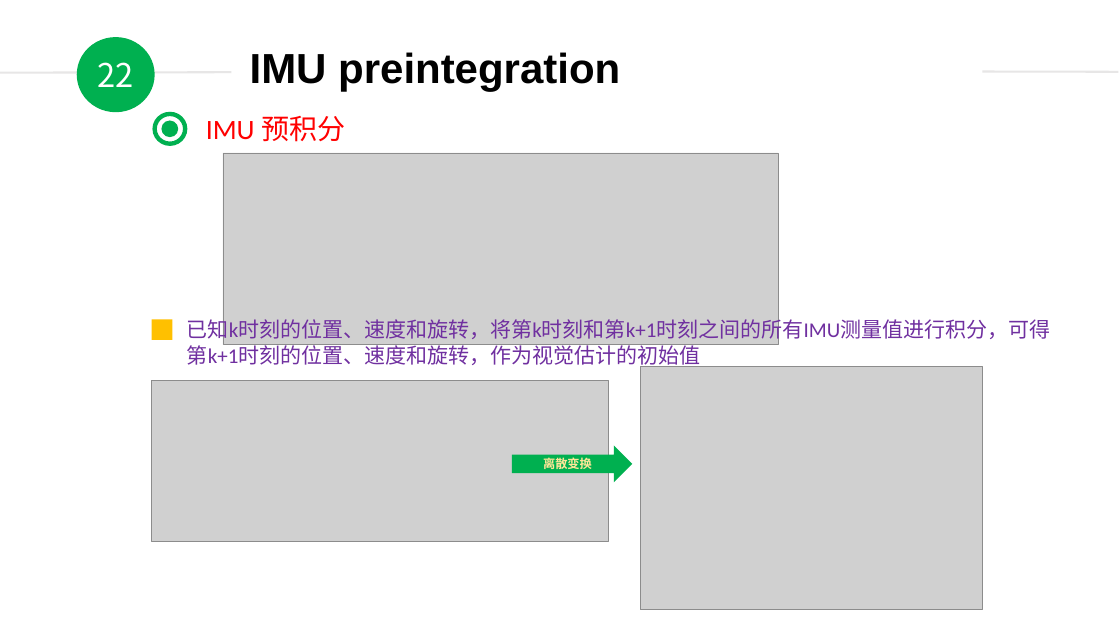
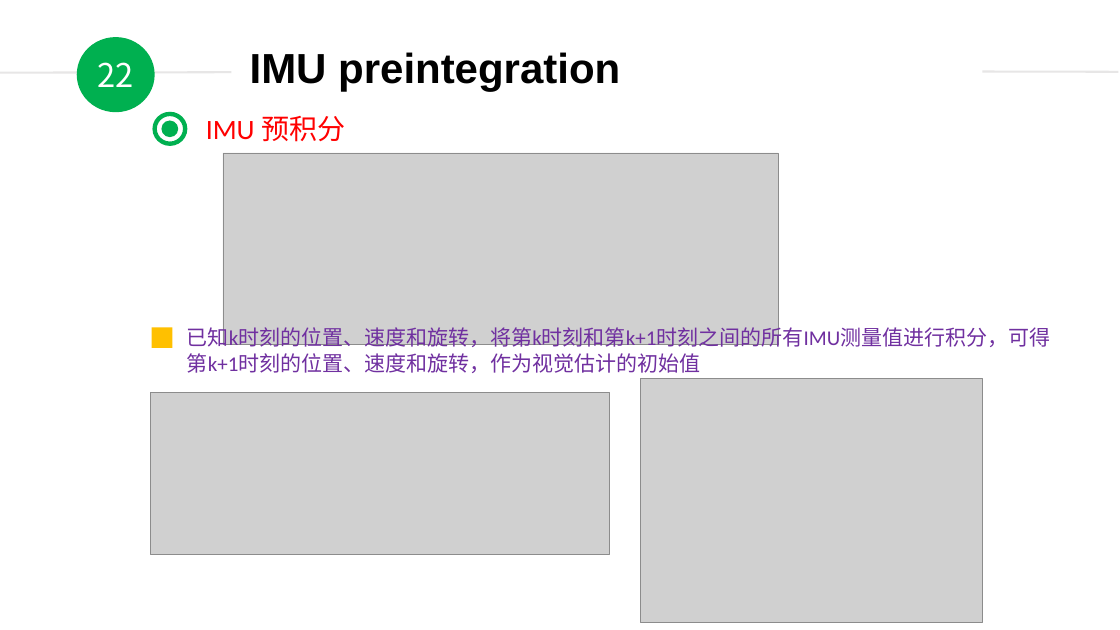
Before and after one commit to duyongquan/LTSLAM, a slide deck: slide 22 of docs/pptx/VINS/09-VINS-IMU预积分.pptx. Drawn at 1120x630 pixels with LibreOffice and Linux fonts; fonts in the diff are those of the drawing; grey boxes stand for pictures. Boxes give left, top, right and bottom in pixels: in the first picture for what was removed or moved away, otherwise in the second. Text is boxed around its words. In the diff, an @@ line names an element or a change of style, - is before the commit and + after.

Commit message:
update

```diff
--- a/docs/pptx/VINS/09-VINS-IMU预积分.pptx
+++ b/docs/pptx/VINS/09-VINS-IMU预积分.pptx
@@ rectangle: place and size @@
-rectangle at [152, 319, 173, 339]
+rectangle at [152, 328, 173, 348]
@@ text "已知k时刻的位置、速度和旋转，将第k时刻和第k+1时刻之间的所有IMU测量值进行积分，可得第k+1时刻的位置、速度和旋转 ...": place and size @@
-text "已知k时刻的位置、速度和旋转，将第k时刻和第k+1时刻之间的所有IMU测量值进行积分，可得第k+1时刻的位置、速度和旋转 ..." at [187, 316, 1050, 368]
+text "已知k时刻的位置、速度和旋转，将第k时刻和第k+1时刻之间的所有IMU测量值进行积分，可得第k+1时刻的位置、速度和旋转 ..." at [187, 324, 1050, 373]
@@ picture: place and size @@
-picture at [640, 366, 982, 610]
+picture at [640, 379, 982, 623]
@@ picture: place and size @@
-picture at [152, 381, 608, 542]
+picture at [150, 392, 610, 555]
@@ right arrow removed at [512, 445, 632, 482] @@
-离散变换
```
Also in this commit, not shown: 1 other slide changed, 9 slides added.
